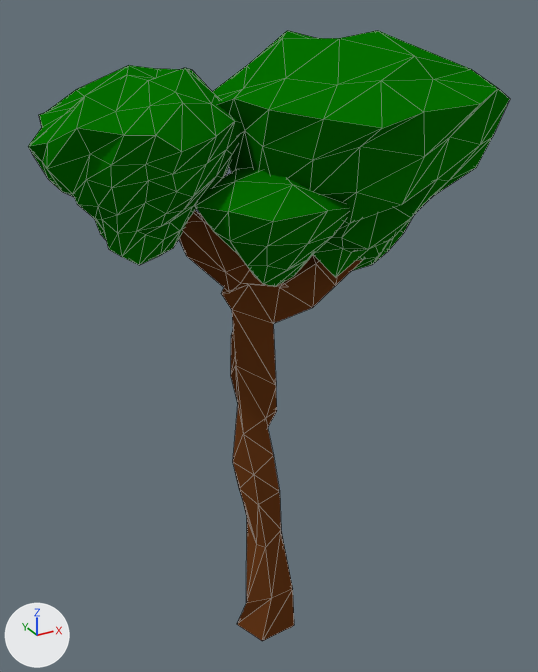
An edit to the Blender file emporium/Assets/Models/ATreeNew2.blend, drawn before and after from the same camera.
One viewpoint serves both versions: a 50 mm lens placed at (-0.0377, -0.0659, 0.0705), pointed at (-0.0008, 0.0011, 0.037). Every picture has the same lights, and +X, +Y and +Z are marked at lower left. Mesh edges are drawn as thin lines.
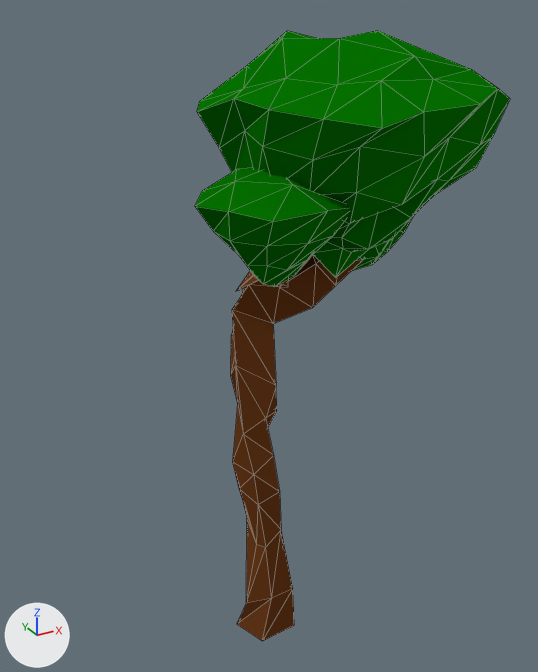
The change, as a list of edits to the scene's bpy script:
```text
Change me_cylinder_000:
    used by ob_cylinder; location = (-0.0021, 0.0007, 0.0007); scale = (0.00378, 0.00378, 0.00378)
    remove me_cylinder_000.from_pydata(...)  # 123 vertices, 240 faces; spans x -4.3..4.0, y -2.0..1.9, z -1.2..15.3
    add me_cylinder_000.from_pydata(...)  # 123 vertices, 240 faces; spans x -0.9..4.0, y -2.0..1.2, z -1.2..16.3
    me_cylinder_000 part 1: 39 of 123 vertices moved; they spanned x -4.3..0.9, y -0.4..1.9, z 11.1..15.3 and now span x -0.7..1.8, y -1.6..0.8, z 11.2..16.3; mean shift (2.9, -1.5, 0.7); largest move (-4.1, 1.7, 15.1) -> (0.0, -0.4, 16.1)
Remove ob_icosphere_000:
    ob_icosphere_000 = bpy.data.objects.new('Icosphere.000', me_icosphere_001)
    ob_icosphere_000.location = (-0.0021, 0.0001, -0.003)
    ob_icosphere_000.scale = (0.0634, 0.0634, 0.0634)
```

Pixel boxes [x1, y1, x2, y2] of what changed, in the pictures (538 x 672 px; the box of a moved part takes in the faces that stretch with it):
'Icosphere.000', deleted (green): before [28, 65, 240, 265]
'Cylinder', reshaped: before [179, 211, 363, 641]; after [231, 255, 363, 641]
part 1 of me_cylinder_000, moved or reshaped: before [179, 211, 288, 310]; after [236, 271, 289, 291]
